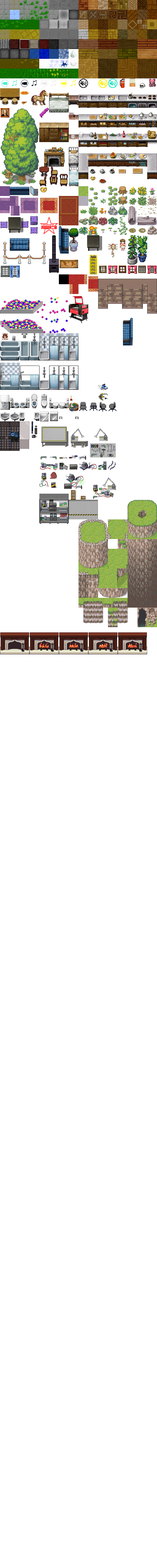
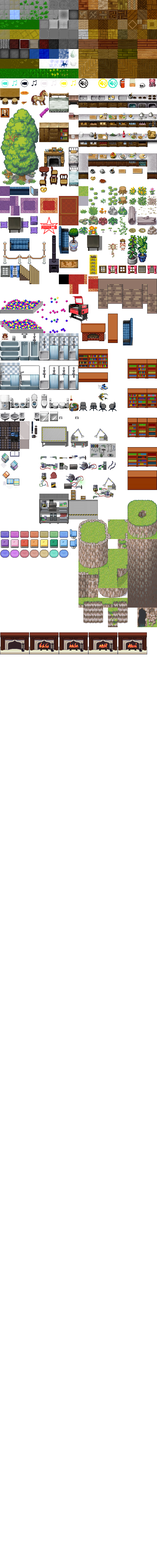
Layered file, before and after one edit (157 x 1568). Changes by layer:
painted on "tiles" over [0, 264, 157, 558]
